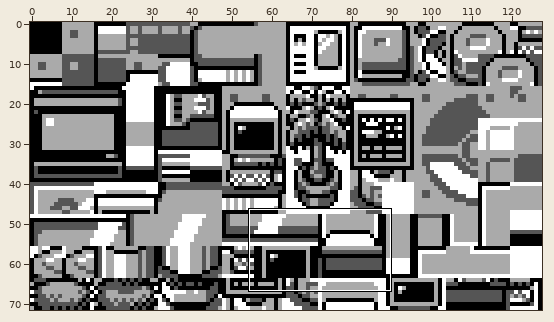
Sprite sheet -- gfx/tilesets/battle_tower_inside.png. The first picture is a wide view before the edit; the outline marks the close-up.
Close-up. As it was:
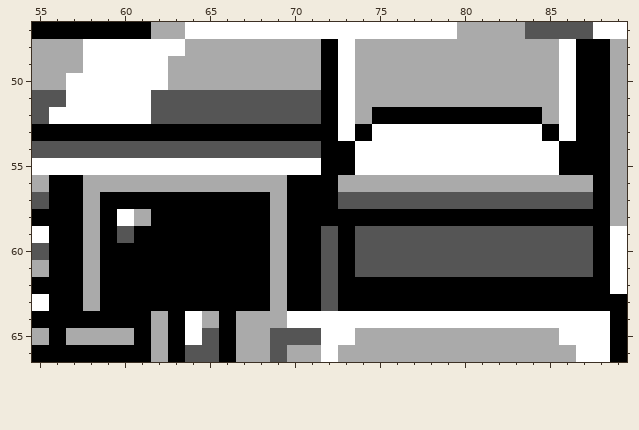
The file is 128x72 pixels. Shown: x 55..89, y 47..66. The commit also changed other parts of the picture, which this record leaves out.
After:
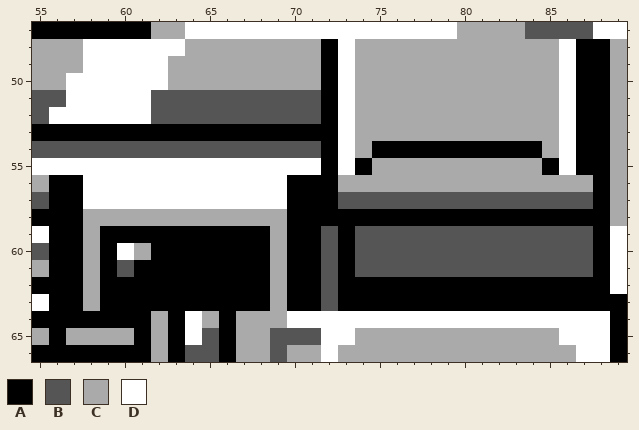
Palette (. is transparent): A #000000  B #555555  C #aaaaaa  D #ffffff
Changes in this commit:
@@ x 55..89 @@
 51 BBDDDDDBBBBBBBBBBADCCCCCCCCCCCCDAAC
-52 BDDDDDDBBBBBBBBBBADCAAAAAAAAAACDAAC
-53 AAAAAAAAAAAAAAAAAADADDDDDDDDDDADAAC
-54 BBBBBBBBBBBBBBBBBAADDDDDDDDDDDDAAAC
-55 DDDDDDDDDDDDDDDDDAADDDDDDDDDDDDAAAC
-56 CAACCCCCCCCCCCCAAACCCCCCCCCCCCCCCAC
-57 BAACAAAAAAAAAACAAABBBBBBBBBBBBBBBAC
-58 AAACADCAAAAAAACAAAAAAAAAAAAAAAAAAAC
-59 DAACABAAAAAAAACAABABBBBBBBBBBBBBBAD
-60 BAACAAAAAAAAAACAABABBBBBBBBBBBBBBAD
-61 CAACAAAAAAAAAACAABABBBBBBBBBBBBBBAD
+52 BDDDDDDBBBBBBBBBBADCCCCCCCCCCCCDAAC
+53 AAAAAAAAAAAAAAAAAADCCCCCCCCCCCCDAAC
+54 BBBBBBBBBBBBBBBBBADCAAAAAAAAAACDAAC
+55 DDDDDDDDDDDDDDDDDADACCCCCCCCCCADAAC
+56 CAADDDDDDDDDDDDAAACCCCCCCCCCCCCCCAC
+57 BAADDDDDDDDDDDDAAABBBBBBBBBBBBBBBAC
+58 AAACCCCCCCCCCCCAAAAAAAAAAAAAAAAAAAC
+59 DAACAAAAAAAAAACAABABBBBBBBBBBBBBBAD
+60 BAACADCAAAAAAACAABABBBBBBBBBBBBBBAD
+61 CAACABAAAAAAAACAABABBBBBBBBBBBBBBAD
 62 AAACAAAAAAAAAACAABAAAAAAAAAAAAAAAAD
Boxes around the changes in both close-ups, in picture pixels (x1, y1, x2, y2):
changed: (338, 107, 576, 175)
changed: (83, 175, 287, 277)
